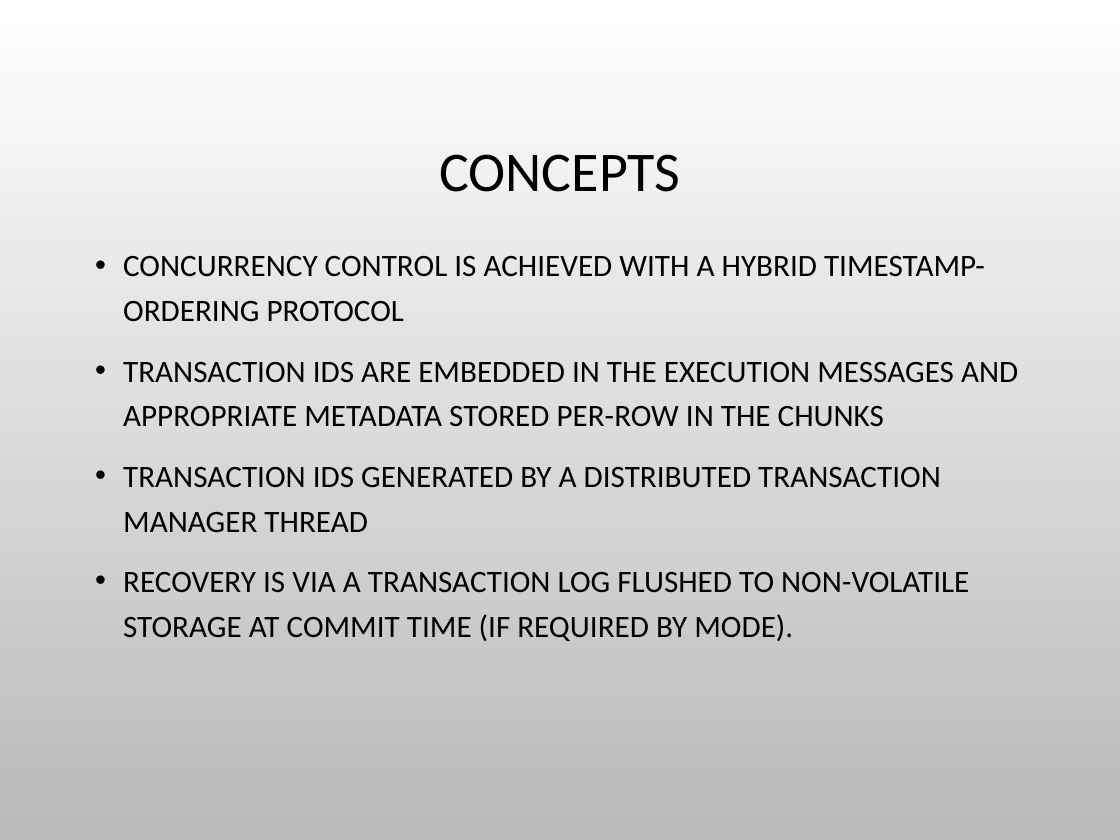
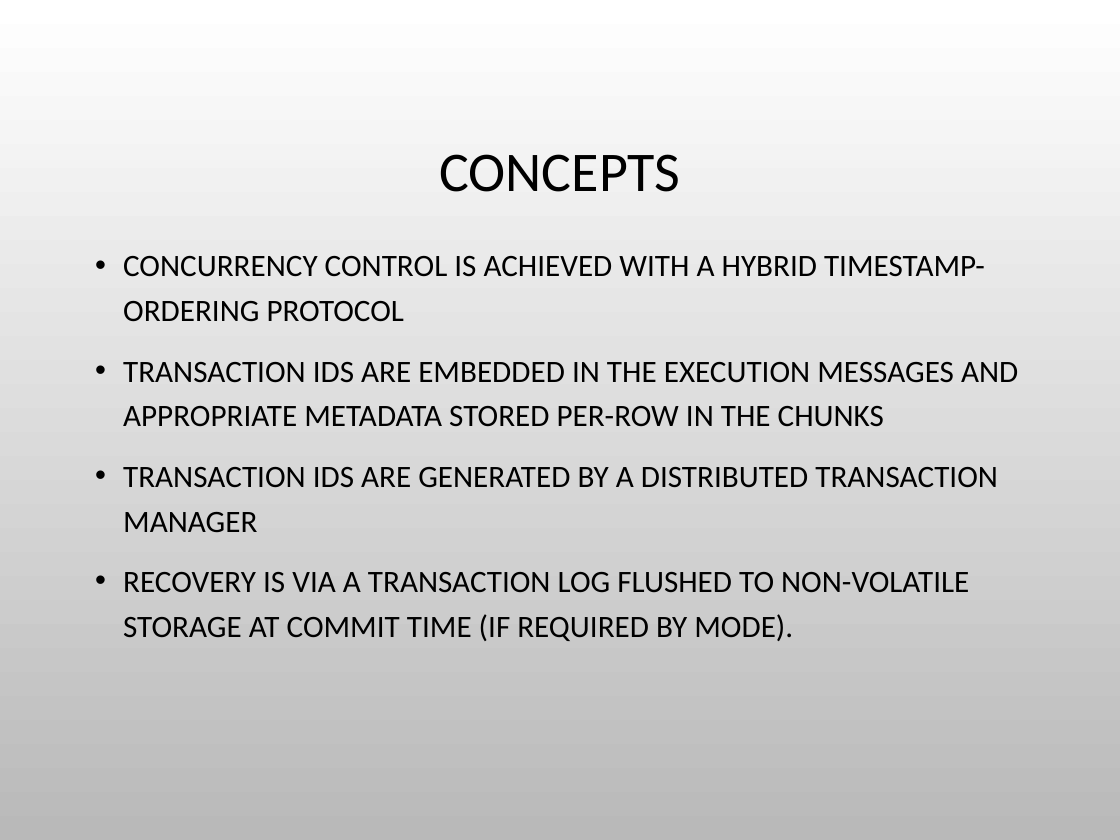
Before and after one commit to charlesduffy/erlysql, a slide deck: slide 13 of doc/Pitch1.pptx. Drawn at 1120x840 pixels with LibreOffice and Linux fonts; fonts in the diff are those of the drawing; background and template pictures are left out. Boxes give left, top, right and bottom in pixels: in the first picture for what was removed or moved away, otherwise in the second. Text is boxed around its words. In the diff, an @@ line names an element or a change of style, - is before the commit and + after.

```diff
--- a/doc/Pitch1.pptx
+++ b/doc/Pitch1.pptx
@@ text at [123,467,998,532]: text changed @@
-• TRANSACTION IDS GENERATED BY A DISTRIBUTED TRANSACTION MANAGER THREAD
+• TRANSACTION IDS ARE GENERATED BY A DISTRIBUTED TRANSACTION MANAGER
```
Also in this commit, not shown: 11 other slides changed, 9 slides added, 9 slides removed, 1 other file.
